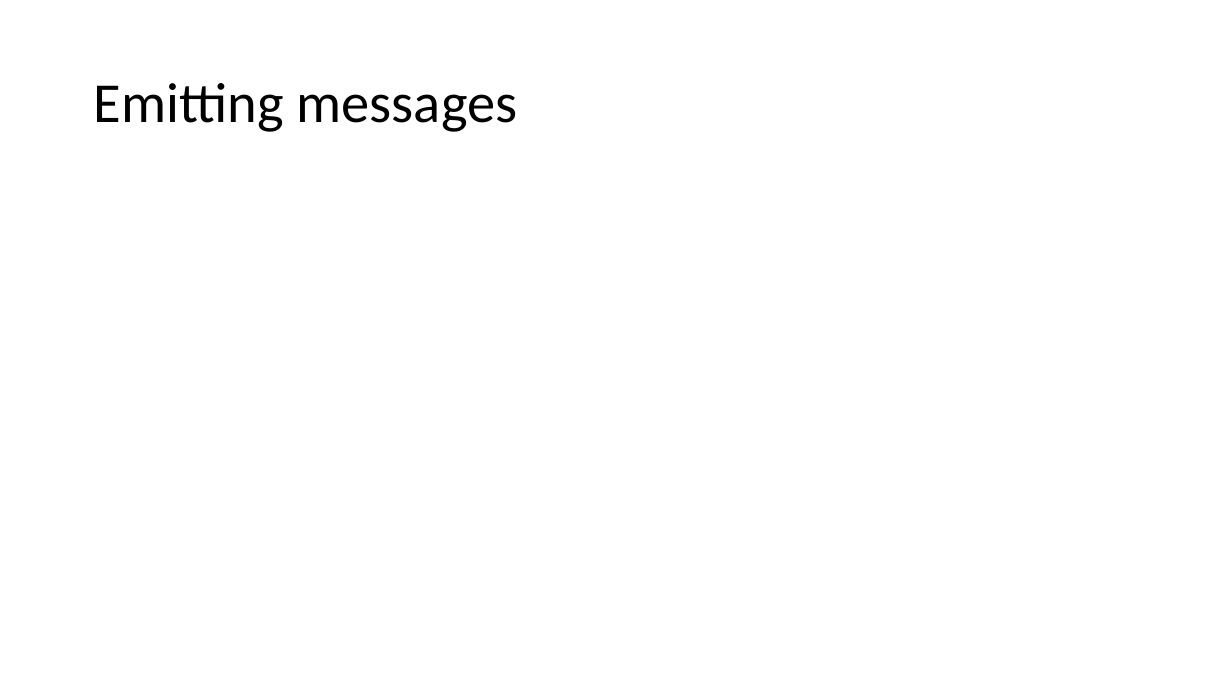
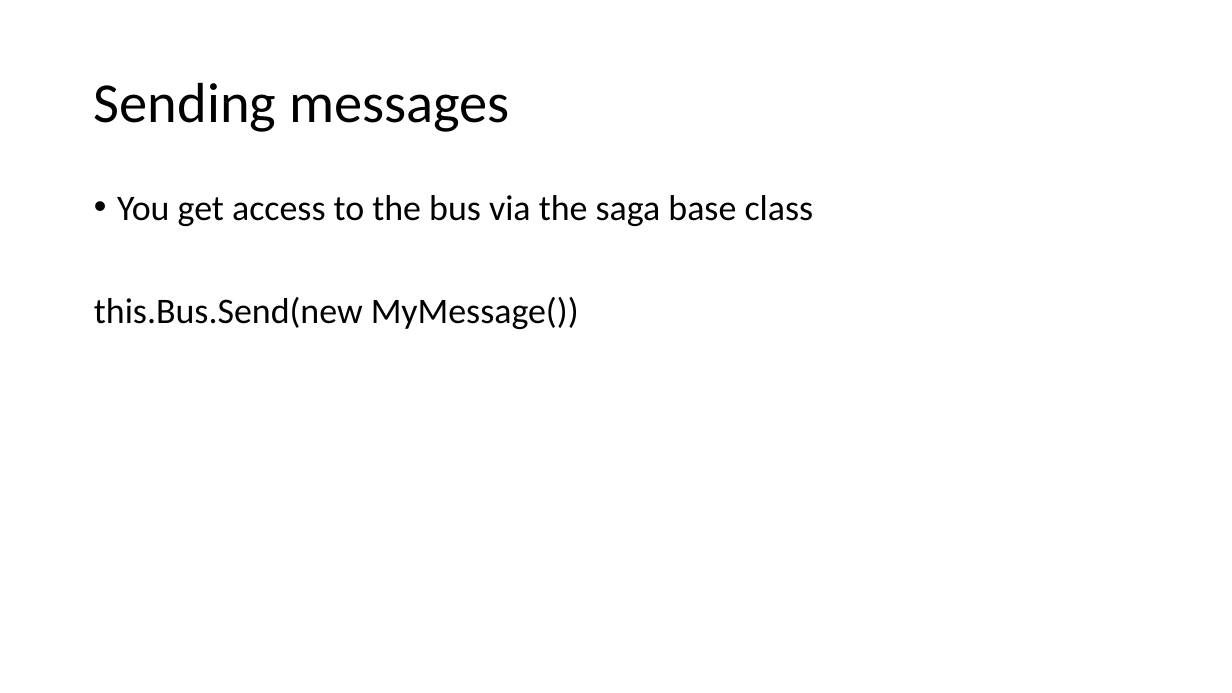
Before and after one commit to Particular/SagaMasterClass, a slide deck: slide 10 of SagaMasterClass.pptx. Drawn at 1232x693 pixels with LibreOffice and Linux fonts; fonts in the diff are those of the drawing. Boxes give left, top, right and bottom in pixels: in the first picture for what was removed or moved away, otherwise in the second. Text is boxed around its words. In the diff, an @@ line names an element or a change of style, - is before the commit and + after.

```diff
--- a/SagaMasterClass.pptx
+++ b/SagaMasterClass.pptx
@@ title at [94, 82, 510, 132]: text changed @@
-Emitting messages
+Sending messages
@@ text added at [94, 195, 814, 329], 28 pt, text #000000 @@
+• You get access to the bus via the saga base class
+this.Bus.Send(new MyMessage())
```
Also in this commit, not shown: 11 other slides changed, 1 other file.
